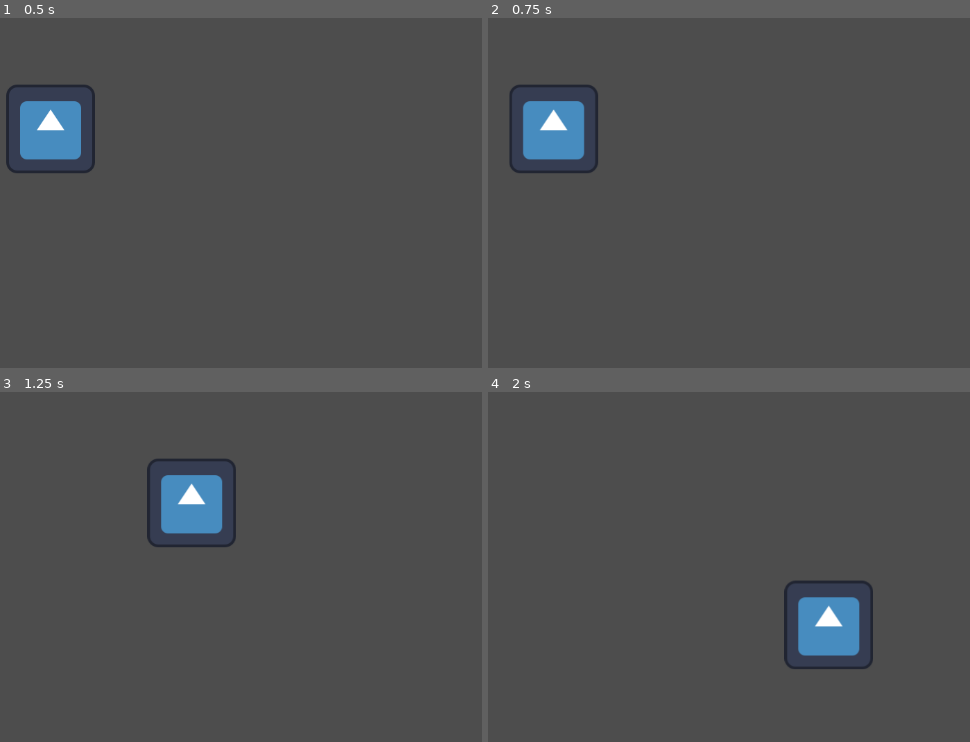
Above: before the commit, frames 1-4 (two rows, left to right).
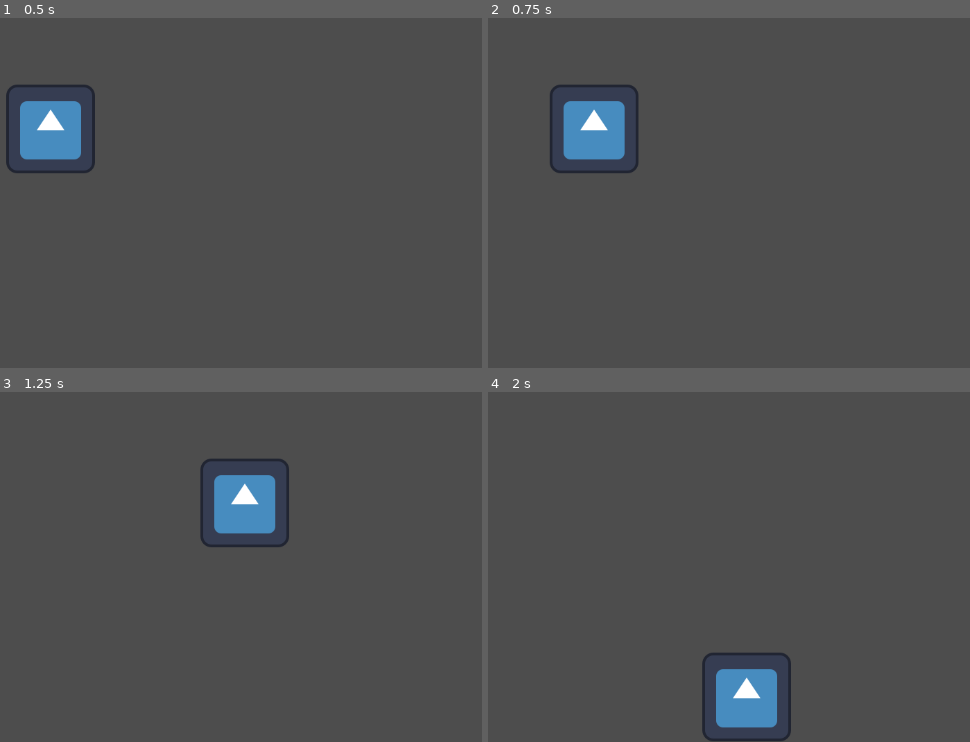
Above: after the commit, the same moments.

Repository: Haigsov/Goblopocalypse
Game: Godot game, scene res://player/player.tscn
Same seed, same stepped clock (60 frames per second), same inputs: the game is played once before the commit and once after it. The project has no main scene, so this scene is started directly. The engine's default icon, where the game draws it, is replaced by a stand-in: a white triangle on a blue panel in a dark square.
Inputs:
- Up to frame 1 (0.5 s): no input
- Up to frame 2 (0.75 s): tap Enter at 0.5 s; hold D (move_right) from 0.53 s (still down)
- Up to frame 3 (1.25 s): keep holding D (move_right)
- Up to frame 4 (2 s): release D (move_right) at 1.28 s; hold S (move_down) from 1.28 s (still down)

Frame 1 is identical in both runs. In frame 2, 3.6% of the frame differs, in the area x 4-32%, y 19-45%; in frame 3, 4.5%; in frame 4, 5.4%, in the area x 44-80%, y 54-100%.

Commit message:
Update player.gd

Diff:
--- a/player/player.gd
+++ b/player/player.gd
@@ -1,5 +1,16 @@
 extends CharacterBody2D
 
+
+@export var speed = 400
+
+func get_input():
+	var input_direction = Input.get_vector("move_left", "move_right", "move_up", "move_down")
+	velocity = input_direction * speed
+
+func _physics_process(delta):
+	get_input()
+	move_and_slide()
+	print(velocity)
 
 #@export var movement_speed = 500
 #
@@ -15,40 +26,39 @@
 	#if Input.is_action_pressed("move_right"):
 		#motion.x += 1
 		#
-	#motion = motion.normalized()
-	#motion = move_and_slide(motion * movement_speed)
+	#motion = motion.normalized() * movement_speed * delta
 
-@export var MAX_SPEED = 400
-@export var ACCELERATION = 1000
-@export var FRICTION = 800
-
-var input = Vector2.ZERO
-
-func _physics_process(delta):
-	player_movement(delta)
-
-func get_input():
-	input.x = int(Input.is_action_pressed("move_right")) - int(Input.is_action_pressed("move_left"))
-	input.y = int(Input.is_action_pressed("move_down")) - int(Input.is_action_pressed("move_up"))
-	return input.normalized()
-
-
-func player_movement(delta):
-	input = get_input()
-
-	if input == Vector2.ZERO:
-		apply_friction(FRICTION * delta)
-	else:
-		apply_movement(input * ACCELERATION * delta)
-	move_and_slide()
-
-
-func apply_movement(amount) -> void:
-	velocity += amount
-	velocity = velocity.limit_length(MAX_SPEED)
-
-func apply_friction(amount) -> void:
-	if velocity.length() > amount:
-		velocity -= velocity.normalized() * amount
-	else:
-		velocity = Vector2.ZERO
+#@export var MAX_SPEED = 400
+#@export var ACCELERATION = 1000
+#@export var FRICTION = 800
+#
+#var input = Vector2.ZERO
+#
+#func _physics_process(delta):
+	#player_movement(delta)
+#
+#func get_input():
+	#input.x = int(Input.is_action_pressed("move_right")) - int(Input.is_action_pressed("move_left"))
+	#input.y = int(Input.is_action_pressed("move_down")) - int(Input.is_action_pressed("move_up"))
+	#return input.normalized()
+#
+#
+#func player_movement(delta):
+	#input = get_input()
+	#
+	#if input == Vector2.ZERO:
+		#apply_friction(FRICTION * delta)
+	#else:
+		#apply_movement(input * ACCELERATION * delta)
+	#move_and_slide()
+	#
+#
+#func apply_movement(amount) -> void:
+	#velocity += amount
+	#velocity = velocity.limit_length(MAX_SPEED)
+#
+#func apply_friction(amount) -> void:
+	#if velocity.length() > amount:
+		#velocity -= velocity.normalized() * amount
+	#else:
+		#velocity = Vector2.ZERO
